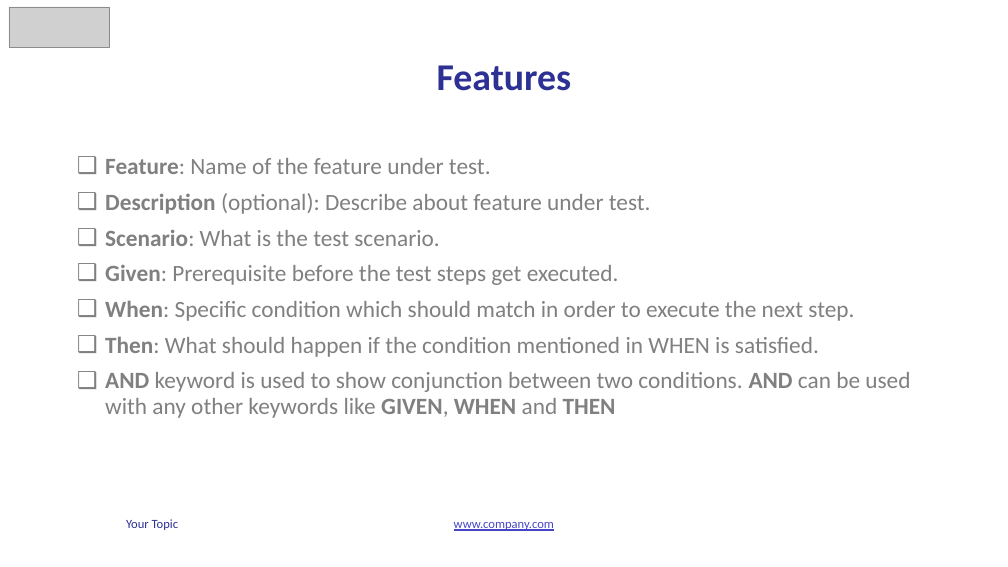
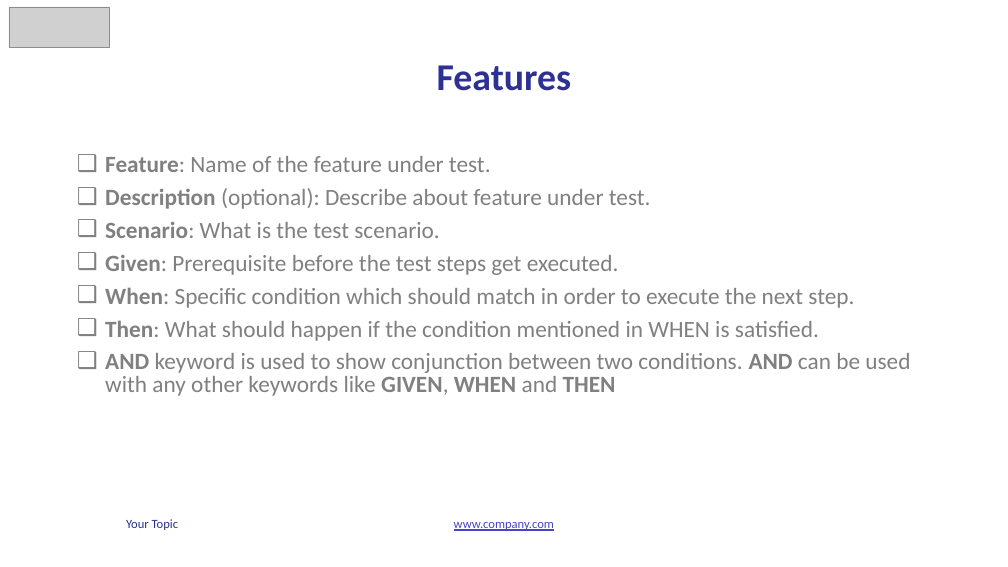
Before and after one commit to vunguyen2588/Cucumber, a slide deck: slide 9 of b4uconference_cucumber_slide.pptx. Drawn at 1008x567 pixels with LibreOffice and Linux fonts; fonts in the diff are those of the drawing; grey boxes stand for pictures. Boxes give left, top, right and bottom in pixels: in the first picture for what was removed or moved away, otherwise in the second. Text is boxed around its words. In the diff, an @@ line names an element or a change of style, - is before the commit and + after.

```diff
--- a/b4uconference_cucumber_slide.pptx
+++ b/b4uconference_cucumber_slide.pptx
@@ text "Feature: Name of the feature ..." at [105, 156, 910, 396]: line spacing 0.9 to 0.8 @@
```
Also in this commit, not shown: 3 other slides changed, 1 slide added.
